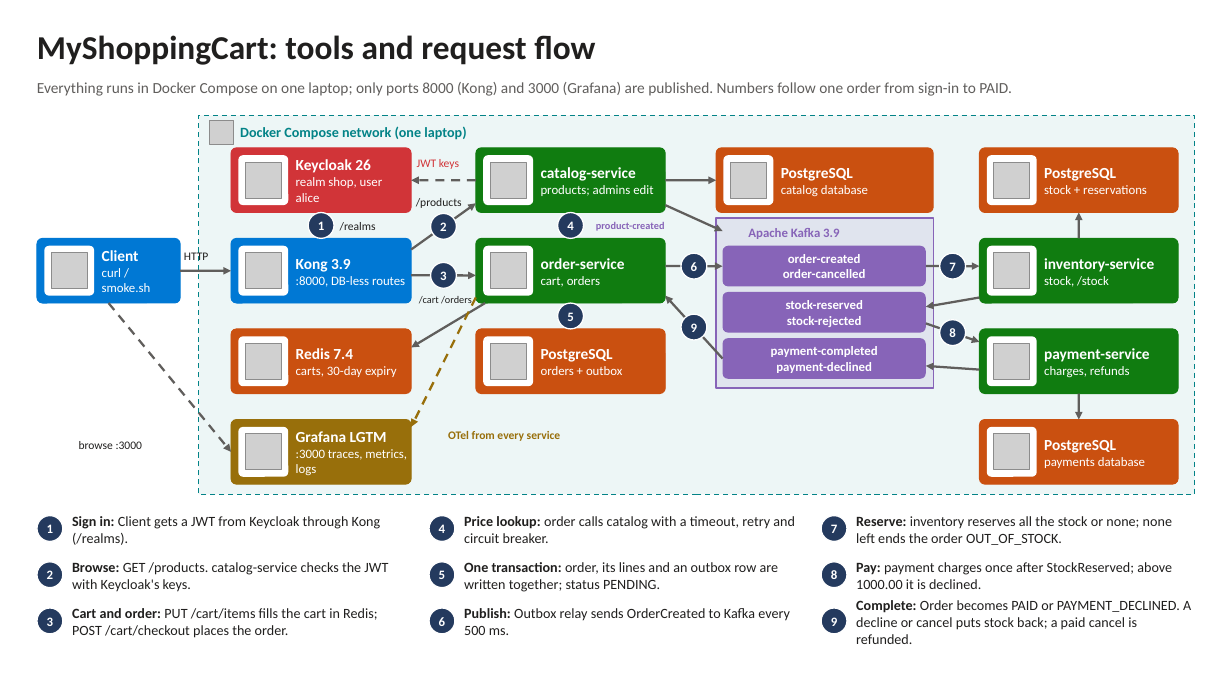
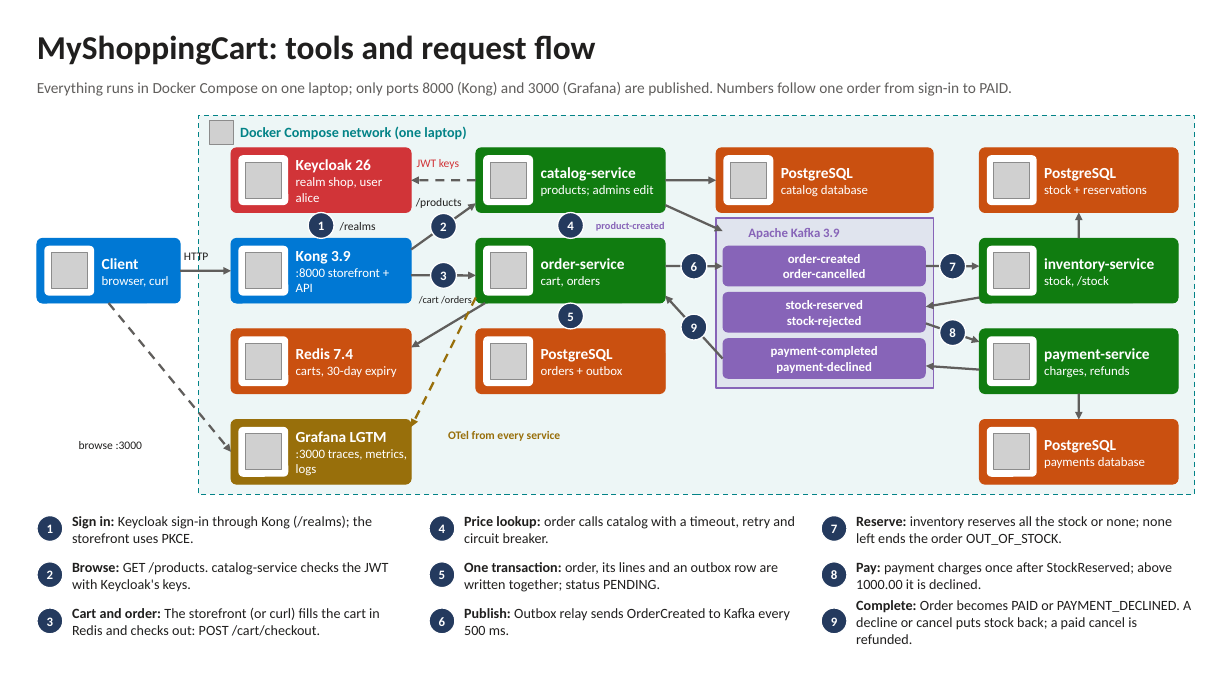
Before and after one commit to anandmohan-root/MyShoppingCart, a slide deck: slide 1 of docs/architecture.pptx. Drawn at 1232x693 pixels with LibreOffice and Linux fonts; fonts in the diff are those of the drawing; grey boxes stand for pictures; background and template pictures are left out. Boxes give left, top, right and bottom in pixels: in the first picture for what was removed or moved away, otherwise in the second. Text is boxed around its words. In the diff, an @@ line names an element or a change of style, - is before the commit and + after.

```diff
--- a/docs/architecture.pptx
+++ b/docs/architecture.pptx
@@ text at <box>296,268,380,292</box>: text changed @@
-:8000, DB-less routes
+:8000 storefront + API
@@ text at <box>102,276,169,287</box>: text changed @@
-curl / smoke.sh
+browser, curl
@@ text at <box>72,516,372,543</box>: text changed @@
-Sign in: Client gets a JWT from Keycloak through Kong (/realms).
+Sign in: Keycloak sign-in through Kong (/realms); the storefront uses PKCE.
@@ text at <box>72,608,380,636</box>: text changed @@
-Cart and order: PUT /cart/items fills the cart in Redis; POST /cart/checkout places the order.
+Cart and order: The storefront (or curl) fills the cart in Redis and checks out: POST /cart/checkout.
```
Also in this commit, not shown: 16 other files.
